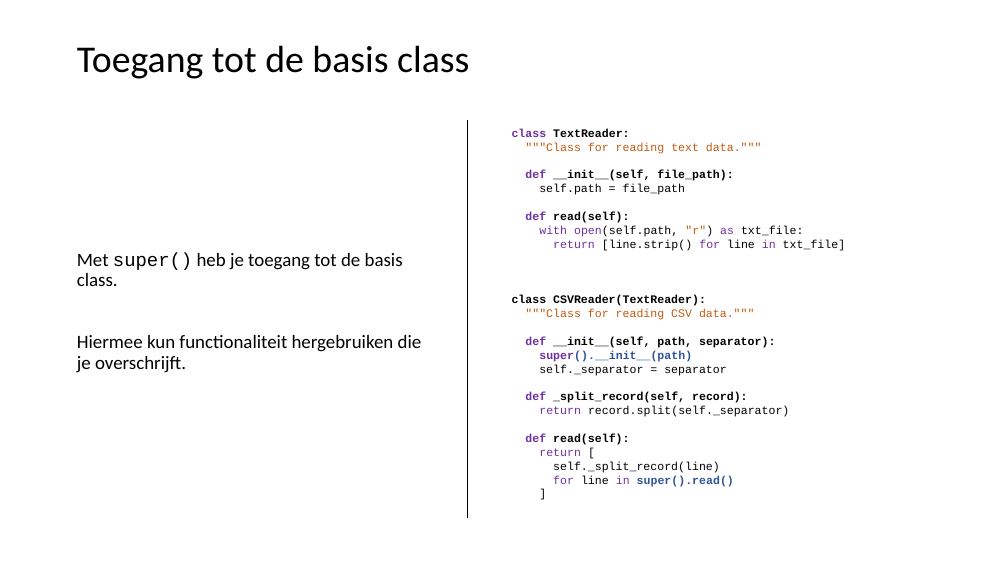
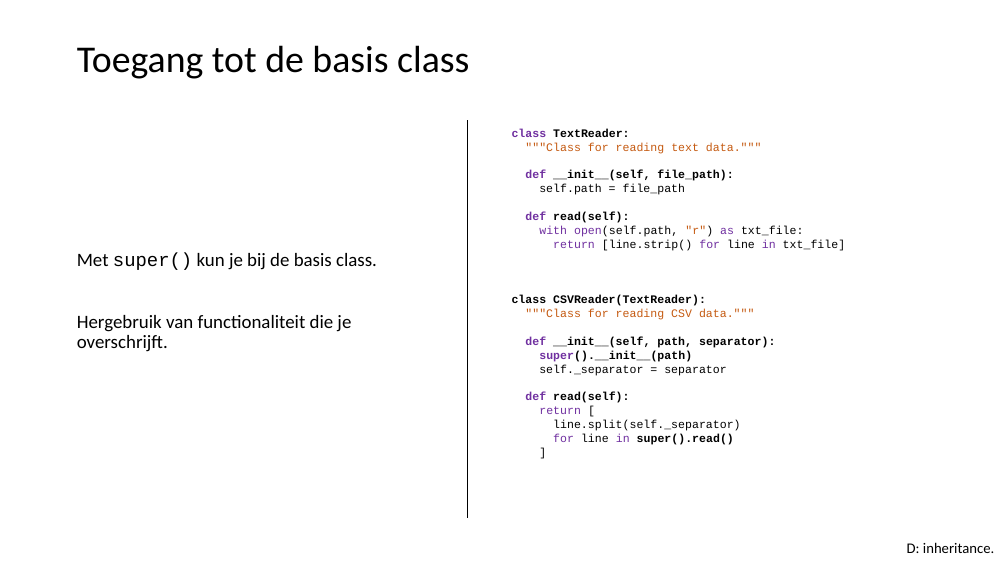
Before and after one commit to LFKoning/knowledge-sharing, a slide deck: slide 52 of python_course_4p/2_syntax_classes/2_syntax_classes.pptx (slide 49 before the commit). Drawn at 1008x567 pixels with LibreOffice and Linux fonts; fonts in the diff are those of the drawing. Boxes give left, top, right and bottom in pixels: in the first picture for what was removed or moved away, otherwise in the second. Text is boxed around its words. In the diff, an @@ line names an element or a change of style, - is before the commit and + after.

```diff
--- a/python_course_4p/2_syntax_classes/2_syntax_classes.pptx
+++ b/python_course_4p/2_syntax_classes/2_syntax_classes.pptx
@@ text at box(77, 253, 377, 352): text changed @@
-Met super() heb je toegang tot de basis class.
-Hiermee kun functionaliteit hergebruiken die je overschrijft.
+Met super() kun je bij de basis class.
+Hergebruik van functionaliteit die je overschrijft.
@@ text at box(539, 351, 734, 445): text colour #2F5597 to #000000 in "super().__init__(path)", "super().read()" @@
@@ text at box(525, 392, 789, 417): paragraphs removed @@
-def _split_record(self, record):
-return record.split(self._separator)
@@ text at box(553, 420, 740, 431): text changed @@
-self._split_record(line)
+line.split(self._separator)
@@ text added at box(907, 542, 994, 553), 14 pt, text #000000 @@
+D: inheritance.
```
Also in this commit, not shown: 39 other slides changed, 6 slides added, 3 slides removed, 20 other files.
